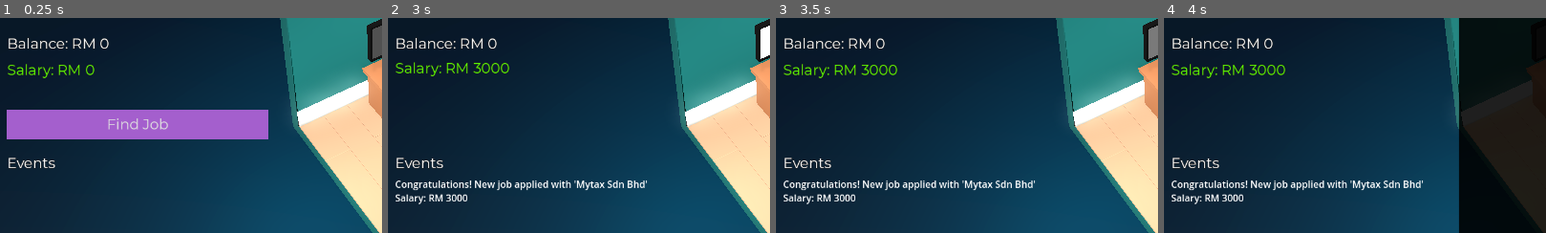
Above: before the commit, frames 1-4 (left to right).
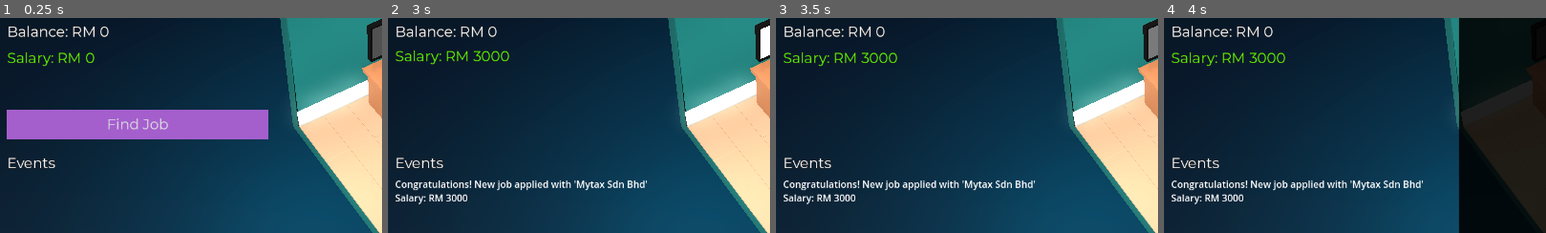
Above: after the commit, the same moments.

Repository: Xavier-IV/silver-ili
Game: Godot game, scene res://main.tscn
The game is run twice, just before and just after one commit, with the same random seed, the same clock (stepped at 60 frames per second) and the same inputs.
Inputs:
- Up to frame 1 (0.25 s): no input
- Up to frame 2 (3 s): click "Find Job" at 0.5 s; click "Career Profile" at 1.25 s; click "Skills" at 2 s; click "Apply Job" at 2.75 s
- Up to frame 3 (3.5 s): no input
- Up to frame 4 (4 s): click "Career Profile" at 3.5 s
The pictures show only the part of the screen within x 1-51%, y 36-86%; the shares and areas given below are measured in that part.

The runs differ from the first frame. In frame 1, 2.1% of the frame differs, in the area x 2-29%, y 3-28%; in frame 2, 2.4%, in the area x 2-32%, y 3-28%; in frame 3, 2.4%; in frame 4, 2.4%.

Commit message:
feat: Update info

Diff:
--- a/menus/menu.tscn
+++ b/menus/menu.tscn
@@ -336,8 +336,6 @@
 anchors_preset = 15
 anchor_right = 1.0
 anchor_bottom = 1.0
-offset_right = 438.0
-offset_bottom = 40.0
 grow_horizontal = 2
 grow_vertical = 2
 theme_override_colors/font_color = Color(1, 1, 1, 1)
@@ -354,8 +352,6 @@
 anchors_preset = 15
 anchor_right = 1.0
 anchor_bottom = 1.0
-offset_right = 438.0
-offset_bottom = 40.0
 grow_horizontal = 2
 grow_vertical = 2
 size_flags_vertical = 1
--- a/project.godot
+++ b/project.godot
@@ -10,7 +10,8 @@
 
 [application]
 
-config/name="silver_ili"
+config/name="Software Dev"
+config/version="0.0.1"
 run/main_scene="res://main.tscn"
 config/features=PackedStringArray("4.2", "Forward Plus")
 config/icon="res://icon.svg"
--- a/scenes/StatBar.tscn
+++ b/scenes/StatBar.tscn
@@ -116,7 +116,7 @@
 anchor_right = 1.0
 anchor_bottom = 1.0
 offset_right = 7680.0
-offset_bottom = 210.0
+offset_bottom = 240.0
 grow_horizontal = 2
 grow_vertical = 2
 theme_override_colors/font_outline_color = Color(0, 0, 0, 0)
Binary file added: arts/software-dev-logo-2.png
Not shown, added: arts/software-dev-logo-2.png.import
Not shown, changed: README.md
